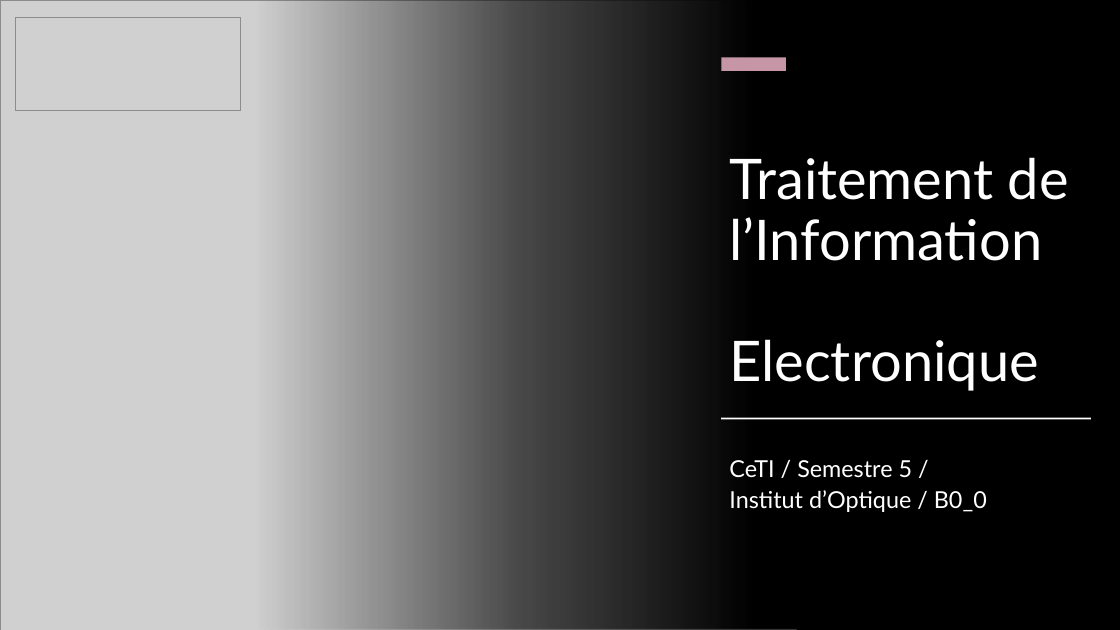
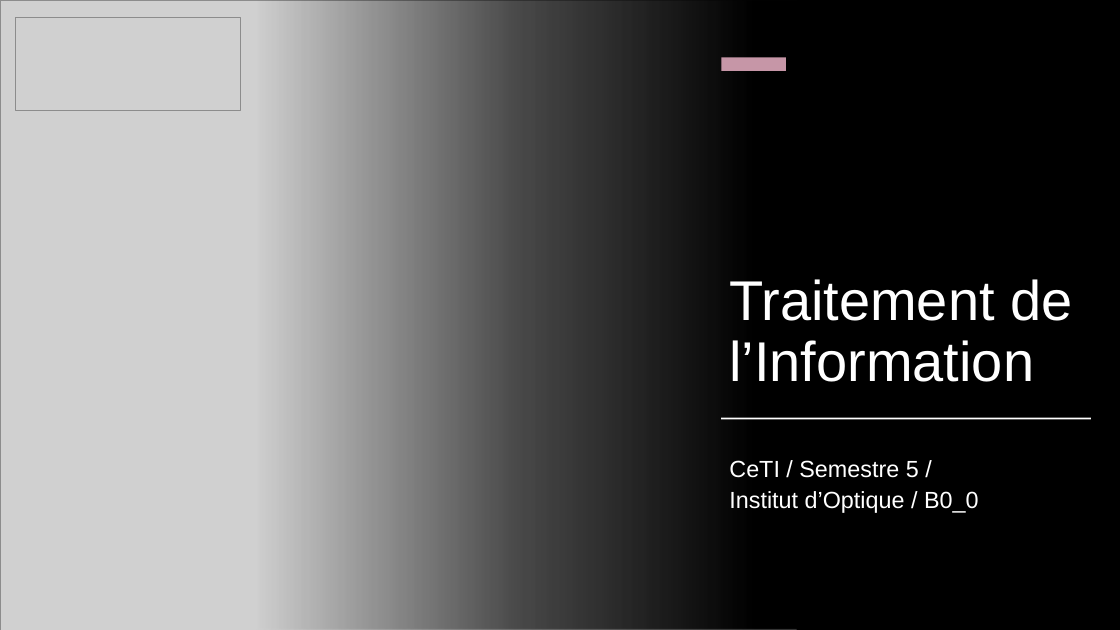
Before and after one commit to IOGS-Digital-Methods/semester-5, a slide deck: slide 1 of electronique/b0_intro/B0_1_CeTI.pptx. Drawn at 1120x630 pixels with LibreOffice and Linux fonts; fonts in the diff are those of the drawing; grey boxes stand for pictures. Boxes give left, top, right and bottom in pixels: in the first picture for what was removed or moved away, otherwise in the second. Text is boxed around its words. In the diff, an @@ line names an element or a change of style, - is before the commit and + after.

```diff
--- a/electronique/b0_intro/B0_1_CeTI.pptx
+++ b/electronique/b0_intro/B0_1_CeTI.pptx
@@ title at [729,279,1072,382]: text changed; font Lato to Arial @@
-Traitement de l’Information
-Electronique
+Traitement de l’Information
@@ subtitle "CeTI / Semestre 5 / ..." at [729,460,979,513]: font Lato to Arial @@
```
Also in this commit, not shown: 5 other slides changed.
